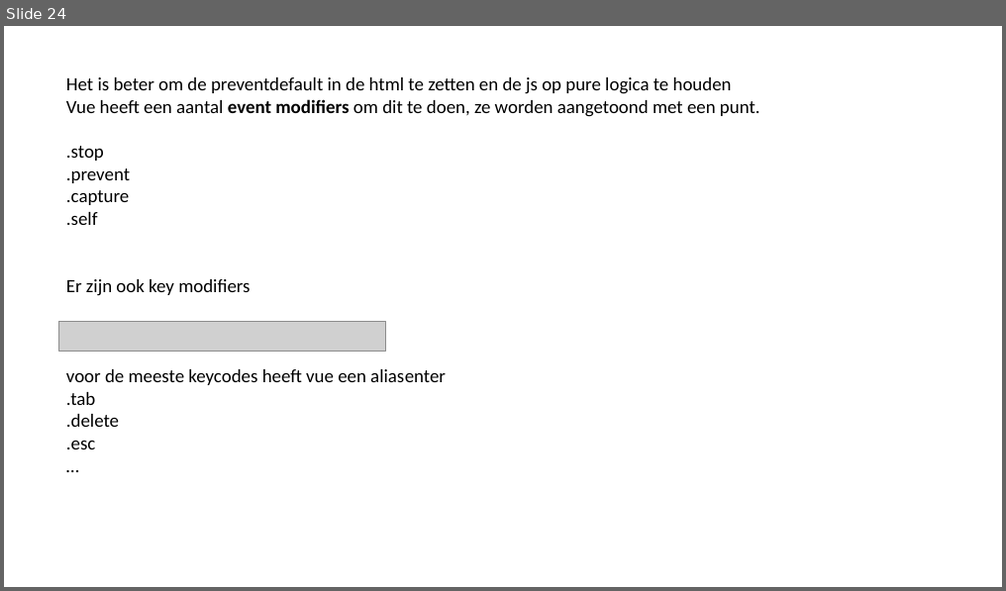
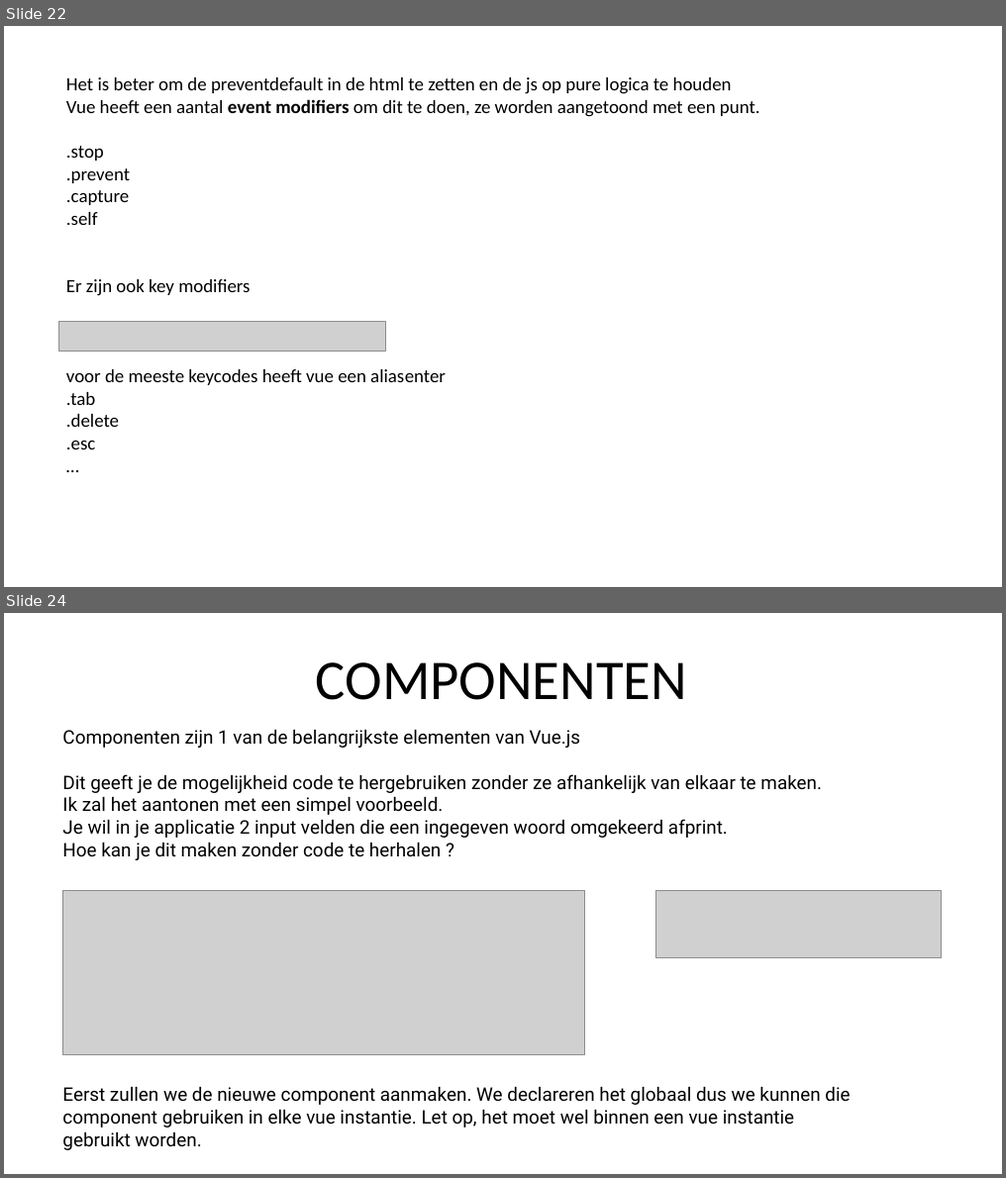
Before and after one commit to sepperenty/web-research-3, a slide deck: newTech/slideshow.pptx. Shown one above the other, each under a label of ours: slide 24 before the commit, slides 22 and 24 after it; the slides between them are not shown. The pictures are 1006x591 and 1006x1178 pixels, drawn with LibreOffice and Linux fonts; fonts in the diff are those of the drawing; grey boxes stand for pictures. Boxes give left, top, right and bottom in pixels: in the first picture for what was removed or moved away, otherwise in the second. Text is boxed around its words. In the diff, an @@ line names an element or a change of style, - is before the commit and + after.

```diff
--- a/newTech/slideshow.pptx
+++ b/newTech/slideshow.pptx
@@ slide 24 added at (4,613,1002,1174), background #FFFFFF @@
@@ text added at (316,663,687,700), 54 pt, text #000000 @@
+COMPONENTEN
@@ text added at (62,729,822,861), 18 pt, text #000000 @@
+Componenten zijn 1 van de belangrijkste elementen van Vue.js
+Dit geeft je de mogelijkheid code te hergebruiken zonder ze afhankelijk van elkaar te maken.
+Ik zal het aantonen met een simpel voorbeeld.
+Je wil in je applicatie 2 input velden die een ingegeven woord omgekeerd afprint.
+Hoe kan je dit maken zonder code te herhalen ?
@@ picture added at (62,891,585,1055) @@
@@ picture added at (656,891,942,959) @@
@@ text added at (62,1086,849,1151), 18 pt, text #000000 @@
+Eerst zullen we de nieuwe component aanmaken. We declareren het globaal dus we kunnen die component gebruiken in elke vue instantie. Let op, het moet wel binnen een vue instantie gebruikt worden.
@@ what was slide 24 is now slide 22 @@
```
Also in this commit, not shown: 1 slide changed, 7 other slides added, 2 slides removed, 4 other files.
